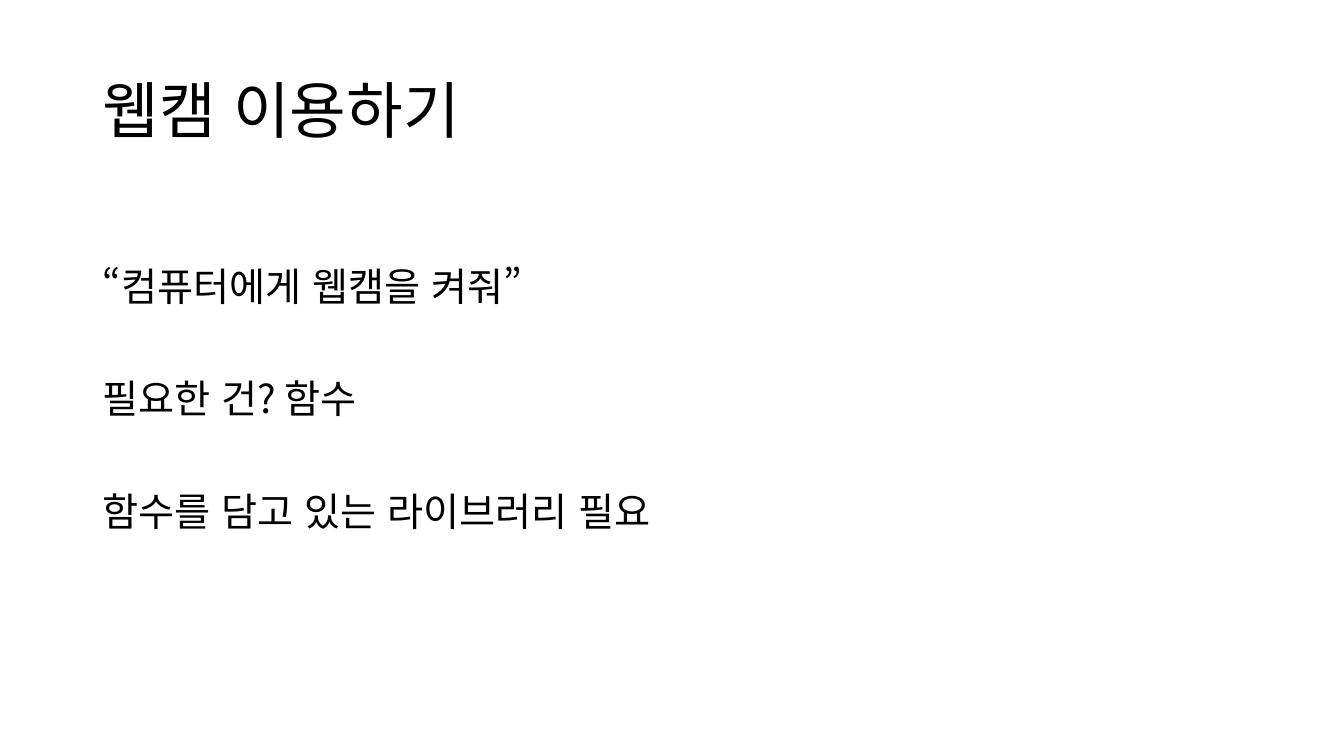
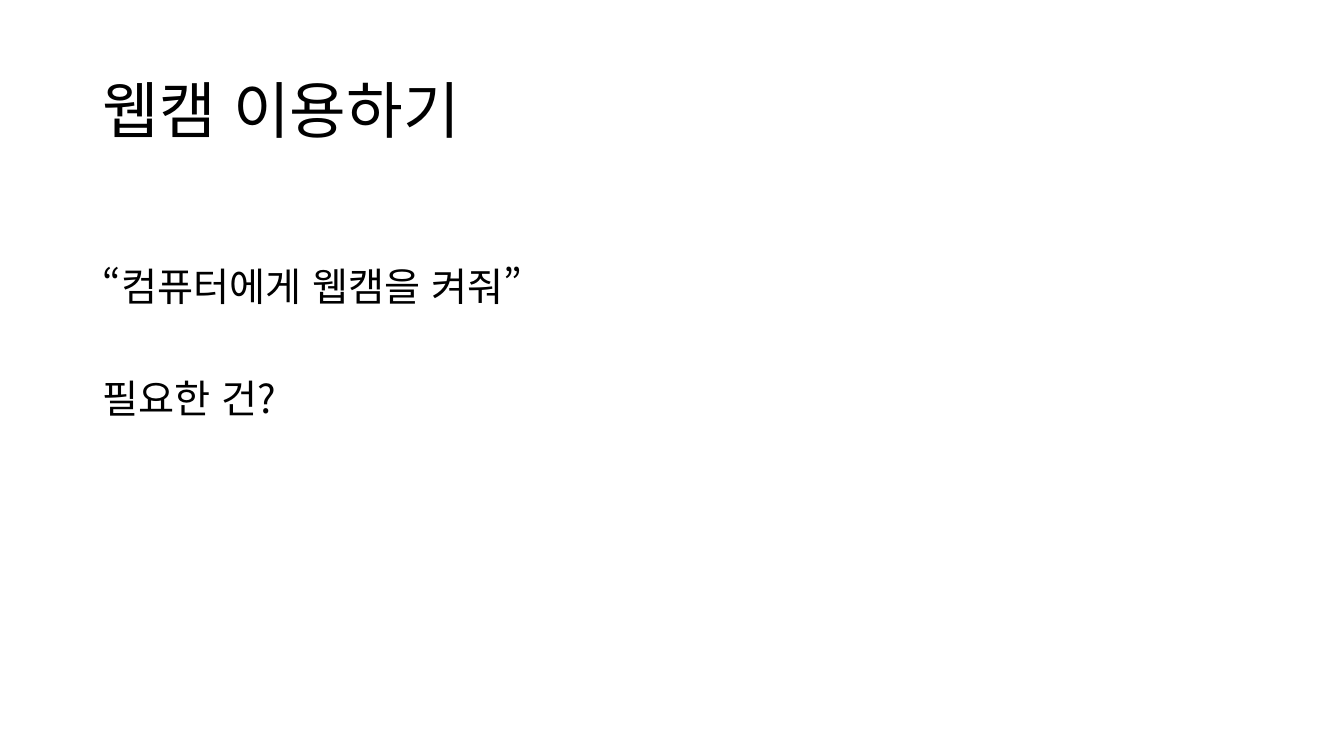
Before and after one commit to SeongYil/ym, a slide deck: slide 5 of 4주차/4주차.pptx. Drawn at 1344x756 pixels with LibreOffice and Linux fonts; fonts in the diff are those of the drawing. Boxes give left, top, right and bottom in pixels: in the first picture for what was removed or moved away, otherwise in the second. Text is boxed around its words. In the diff, an @@ line names an element or a change of style, - is before the commit and + after.

```diff
--- a/4주차/4주차.pptx
+++ b/4주차/4주차.pptx
@@ text at [102, 380, 276, 416]: text changed @@
-필요한 건? 함수
-함수를 담고 있는 라이브러리 필요
+필요한 건?
```
Also in this commit, not shown: 1 other slide changed, 2 other files.
